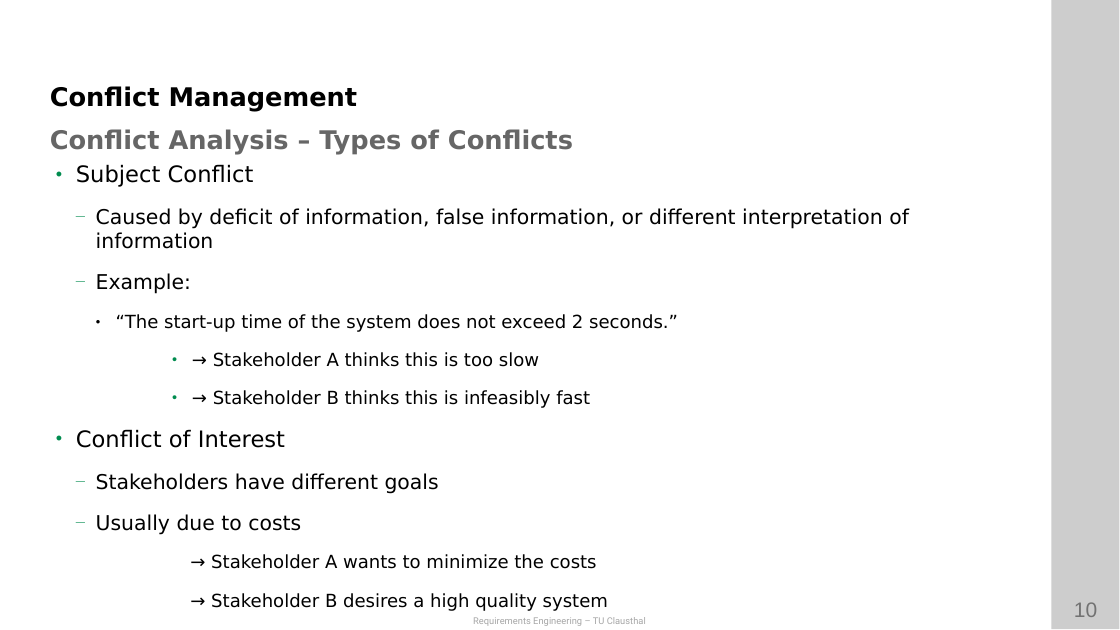
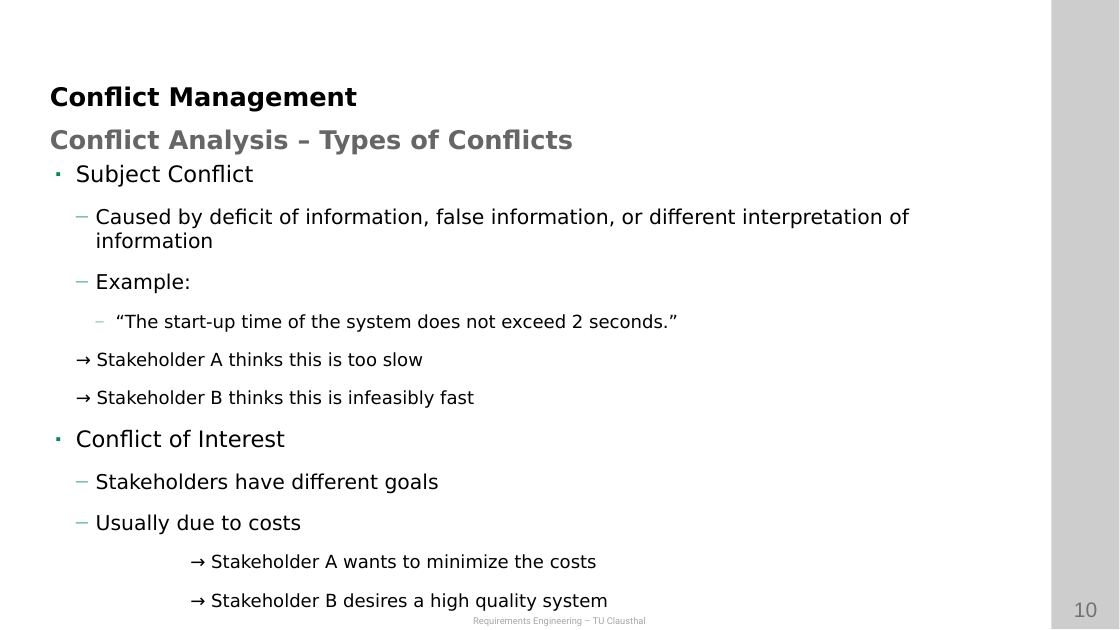
Before and after one commit to ETCE-LAB/teaching-material, a slide deck: slide 10 of Requirements-Engineering/RE-L05-Negotiation.pptx. Drawn at 1120x630 pixels with LibreOffice and Linux fonts; fonts in the diff are those of the drawing; background and template pictures are left out. Boxes give left, top, right and bottom in pixels: in the first picture for what was removed or moved away, otherwise in the second. Text is boxed around its words. In the diff, an @@ line names an element or a change of style, - is before the commit and + after.

```diff
--- a/Requirements-Engineering/RE-L05-Negotiation.pptx
+++ b/Requirements-Engineering/RE-L05-Negotiation.pptx
@@ text at [76,164,909,535]: bullet • to ◾; bullet ● to —; bullet colour #000000 to #008C4F; bullet • to none @@
```
Also in this commit, not shown: 13 other slides changed, 3 other files.
